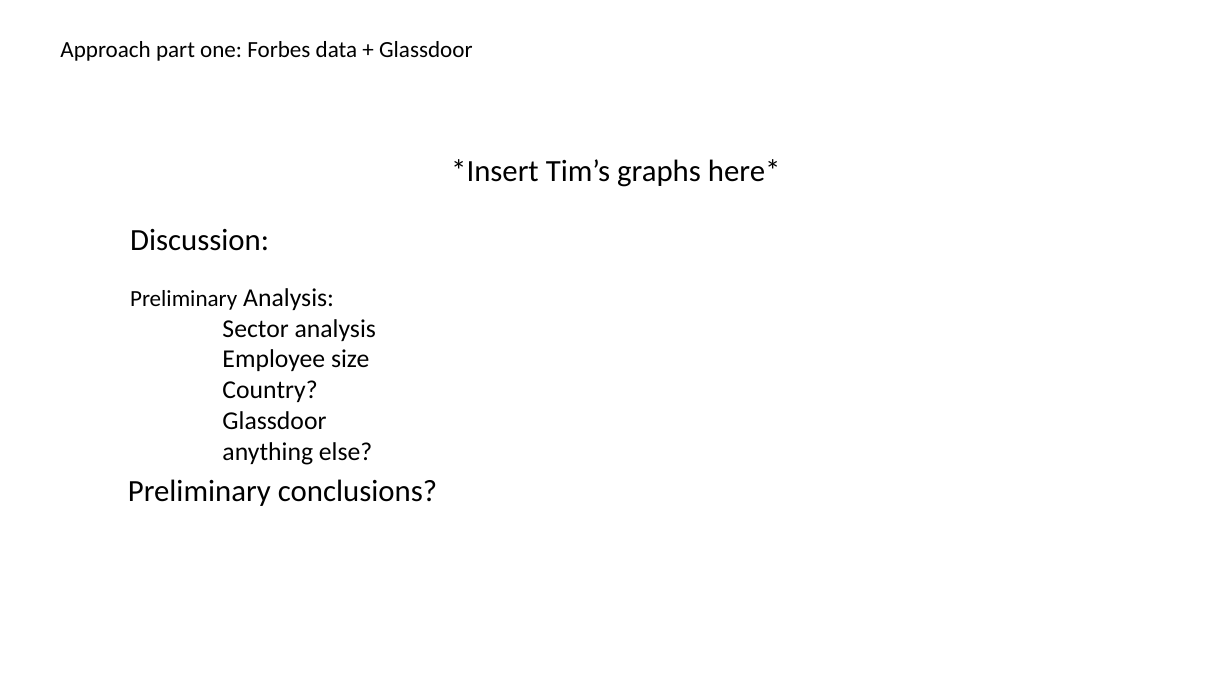
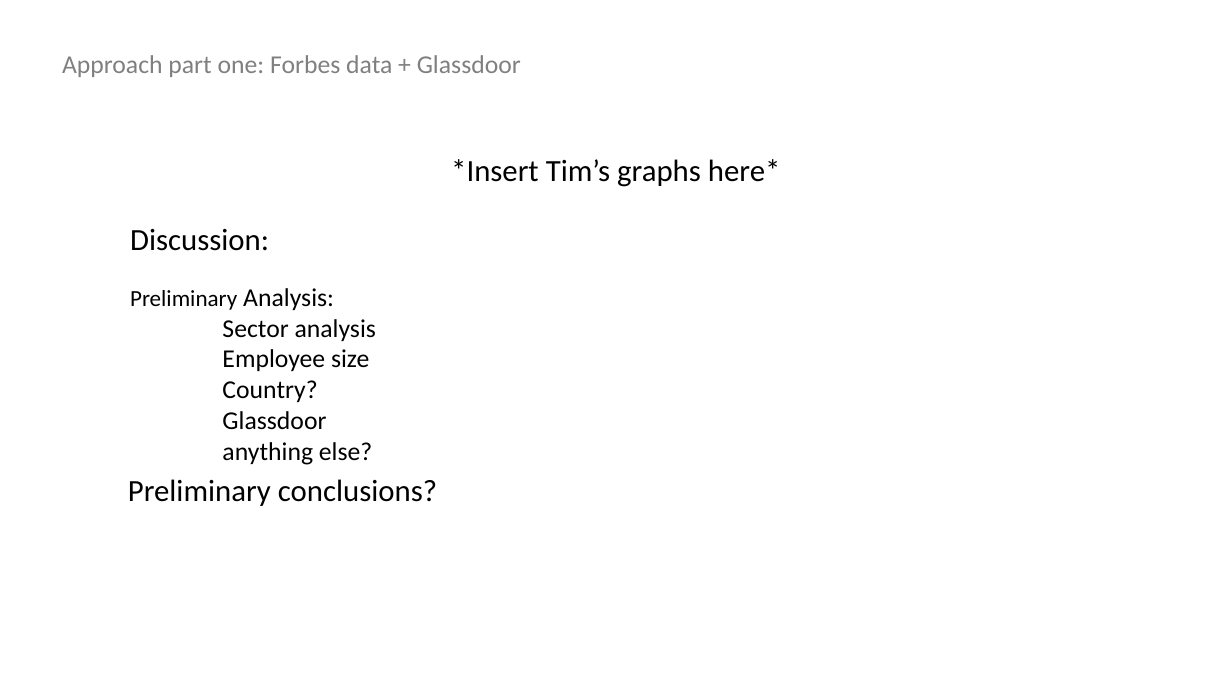
Before and after one commit to timonx11/Project-1-Demonstrasion-Group6, a slide deck: slide 2 of Presentation1.pptx. Drawn at 1232x693 pixels with LibreOffice and Linux fonts; fonts in the diff are those of the drawing. Boxes give left, top, right and bottom in pixels: in the first picture for what was removed or moved away, otherwise in the second. Text is boxed around its words. In the diff, an @@ line names an element or a change of style, - is before the commit and + after.

```diff
--- a/Presentation1.pptx
+++ b/Presentation1.pptx
@@ text "Approach part one: Forbes data ...": place and size @@
-text "Approach part one: Forbes data ..." at (60,41,472,61)
+text "Approach part one: Forbes data ..." at (62,55,521,77)
@@ text "Approach part one: Forbes data ..." at (62,55,521,77): size 18 to 20 pt, text colour #000000 to #808080 @@
```
Also in this commit, not shown: 5 other slides changed, 1 slide added, 1 other file.
